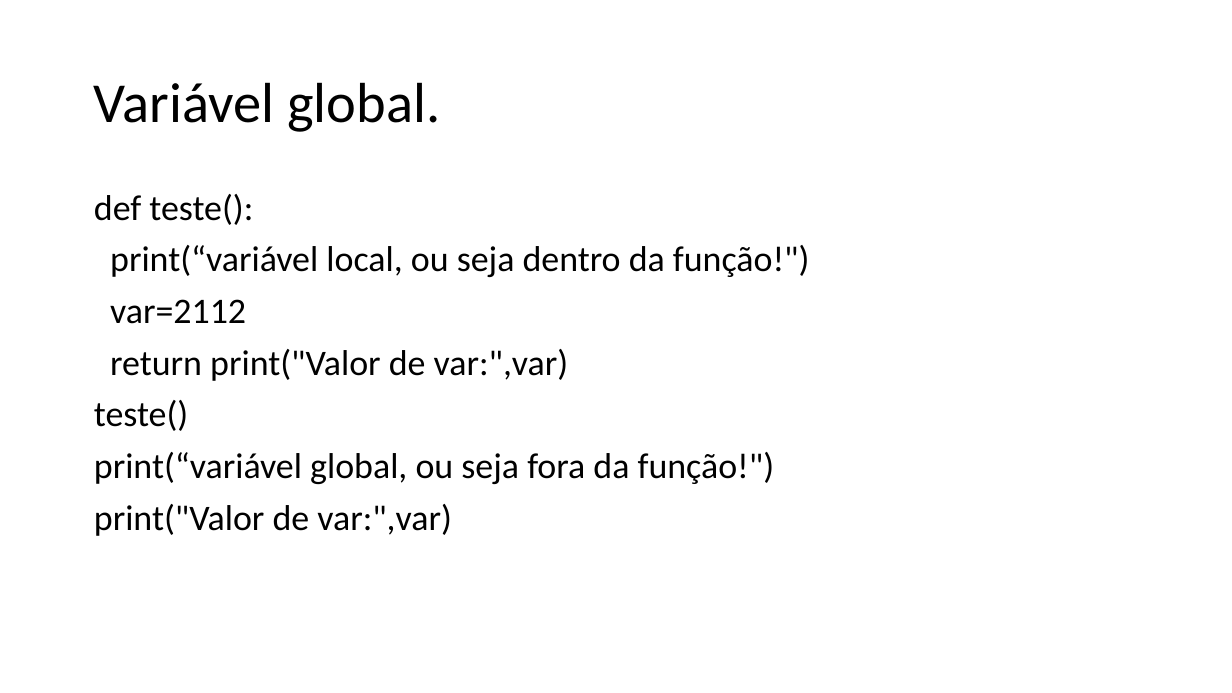
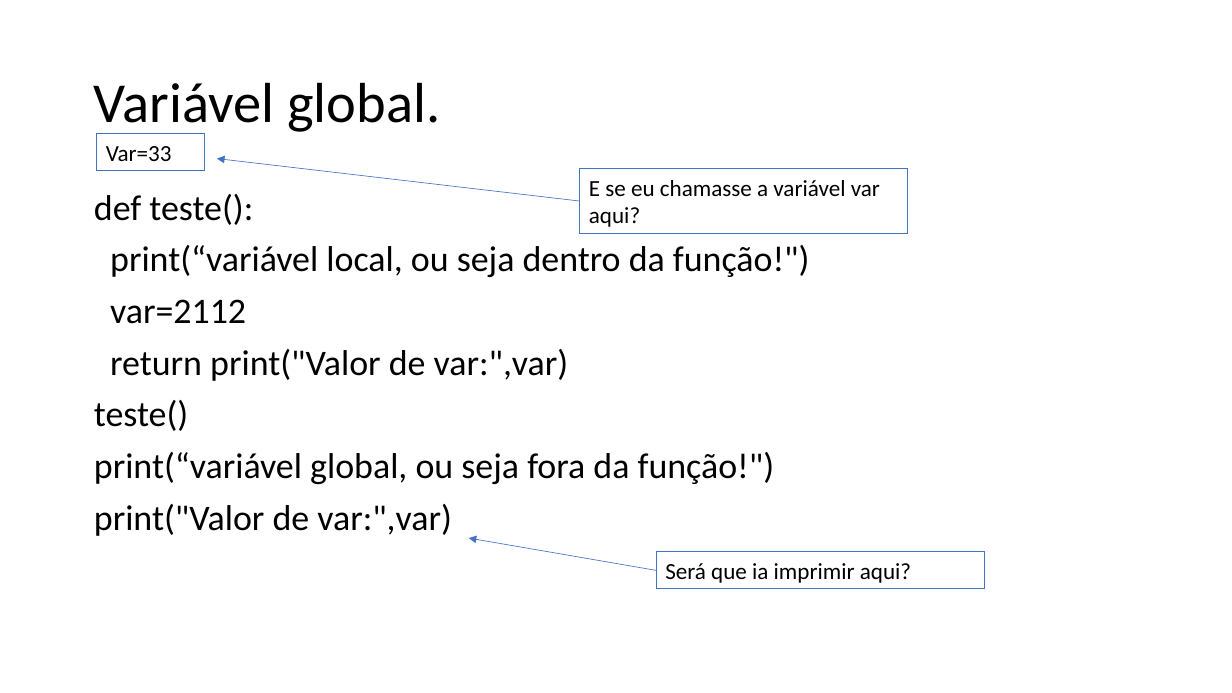
Before and after one commit to dourivaljunior/Curso-de-Python, a slide deck: slide 31 of CURSO DEV FULL STACK AULA 06.pptx. Drawn at 1232x693 pixels with LibreOffice and Linux fonts; fonts in the diff are those of the drawing. Boxes give left, top, right and bottom in pixels: in the first picture for what was removed or moved away, otherwise in the second. Text is boxed around its words. In the diff, an @@ line names an element or a change of style, - is before the commit and + after.

```diff
--- a/CURSO DEV FULL STACK AULA 06.pptx
+++ b/CURSO DEV FULL STACK AULA 06.pptx
@@ rectangle added at box(97, 134, 205, 171), outline #4472C4 0.75 pt, 18 pt, text #000000 @@
+Var=33
@@ arrow added from (580, 201) to (217, 159), #4472C4 0.5 pt @@
@@ rectangle added at box(580, 168, 909, 234), outline #4472C4 0.75 pt, 18 pt, text #000000 @@
+E se eu chamasse a variável var aqui?
@@ arrow added from (656, 570) to (469, 538), #4472C4 0.5 pt @@
@@ rectangle added at box(656, 552, 984, 589), outline #4472C4 0.75 pt, 18 pt, text #000000 @@
+Será que ia imprimir aqui?
```
Also in this commit, not shown: 14 other slides changed, 15 slides added, 2 slides removed.
